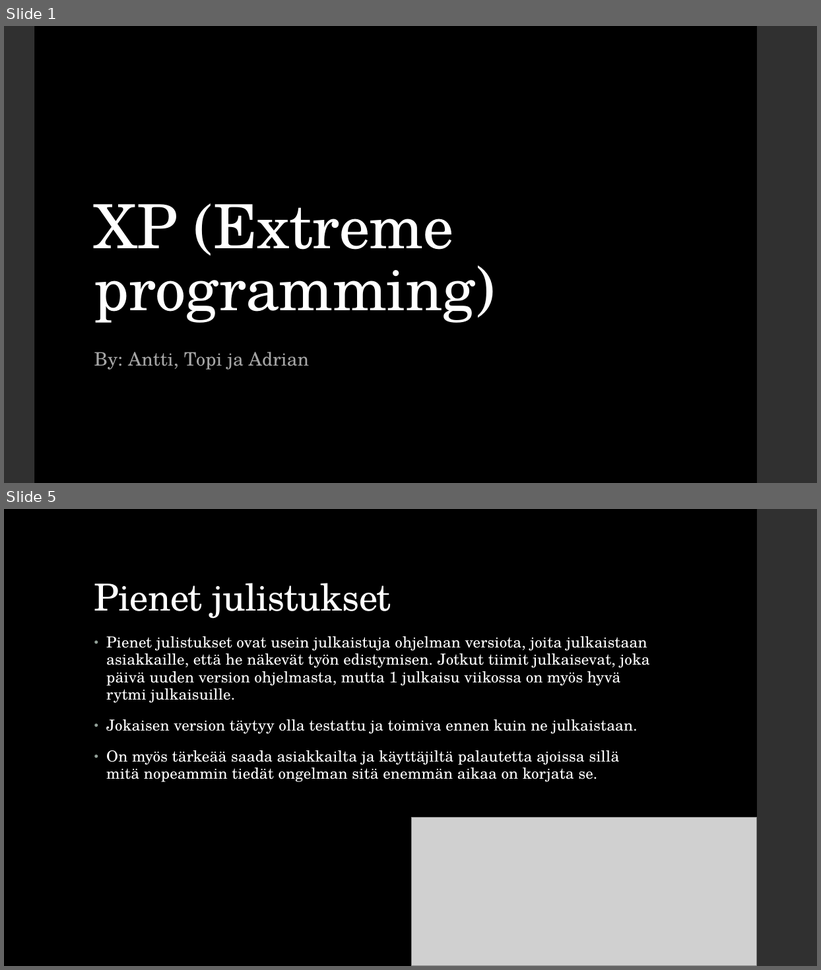
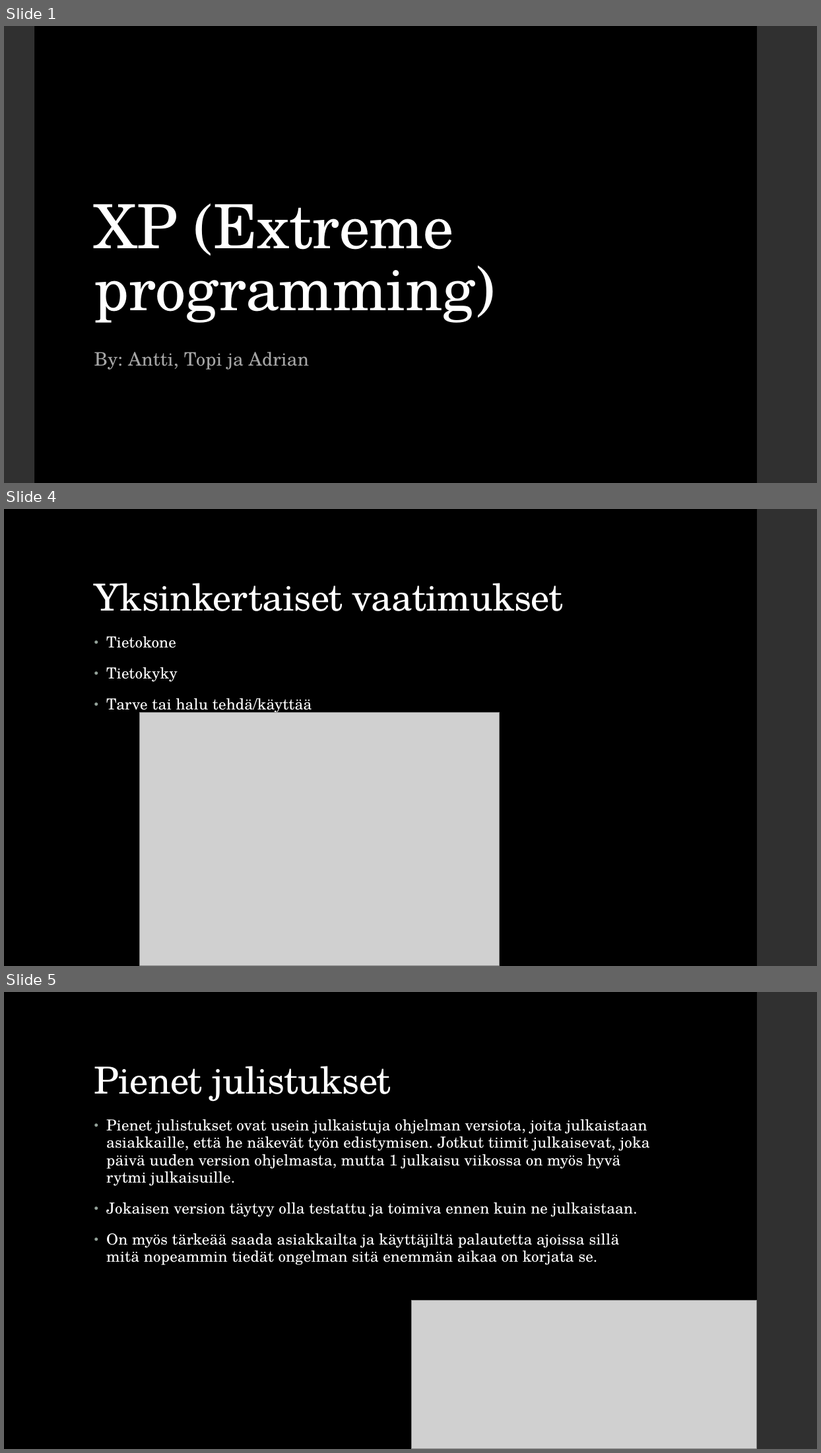
Before and after one commit to vesipeto22/ryhmatyo, a slide deck: Ryhmatyo.pptx. Shown one above the other, each under a label of ours: slides 1 and 5 before the commit, slides 1, 4 and 5 after it; the slides between them are not shown. The pictures are 821x970 and 821x1453 pixels, drawn with LibreOffice and Linux fonts; fonts in the diff are those of the drawing; grey boxes stand for pictures. Boxes give left, top, right and bottom in pixels: in the first picture for what was removed or moved away, otherwise in the second. Text is boxed around its words. In the diff, an @@ line names an element or a change of style, - is before the commit and + after.

```diff
--- a/Ryhmatyo.pptx
+++ b/Ryhmatyo.pptx
@@ slide 4 added at [4, 509, 817, 966], background #000000; not listed: 1 template element that a slide beside it also shows @@
@@ title added at [94, 583, 563, 611], 44 pt, text #FFFFFF @@
+Yksinkertaiset vaatimukset
@@ text added at [106, 636, 312, 714], 18 pt, text #FFFFFF @@
+• Tietokone
+• Tietokyky
+• Tarve tai halu tehdä/käyttää
@@ picture added at [140, 712, 500, 966] @@
```
Also in this commit, not shown: 1 slide changed, 3 other slides added, 4 slides removed, 1 other file.
